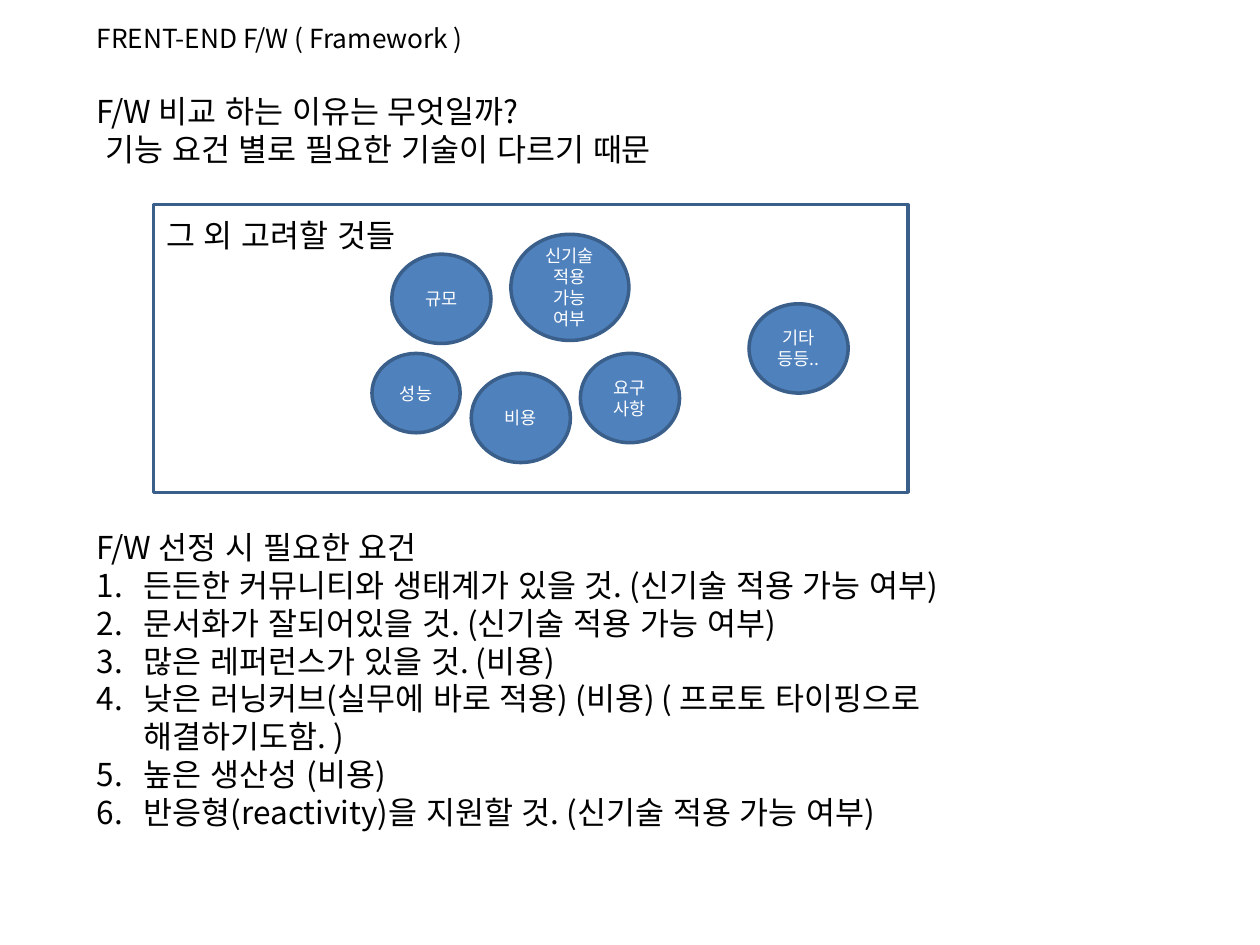
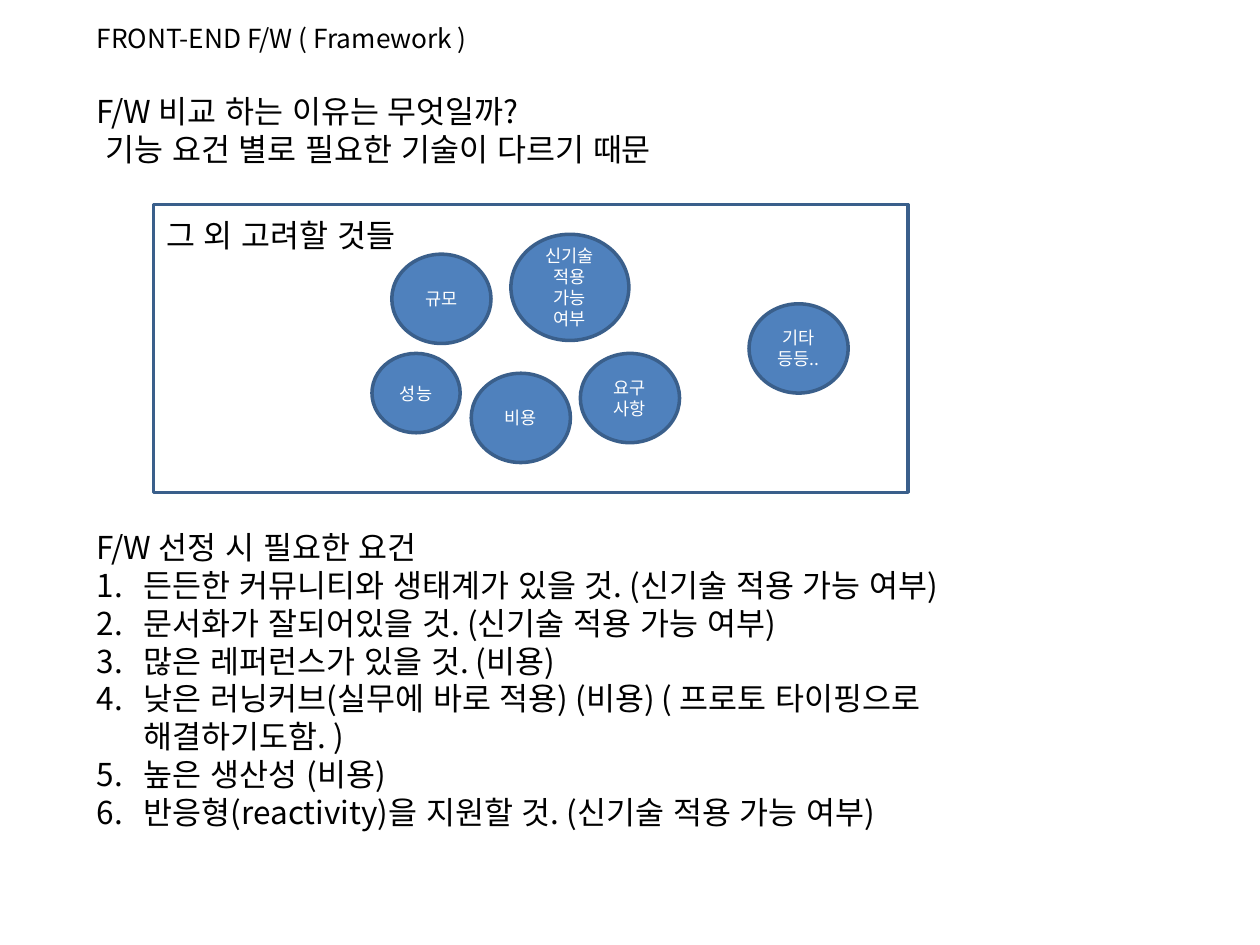
Before and after one commit to zipdrv85/vueStudy, a slide deck: slide 2 of doc/2주차 스터디 vue react anguler.pptx. Drawn at 1260x945 pixels with LibreOffice and Linux fonts; fonts in the diff are those of the drawing; background and template pictures are left out. Boxes give left, top, right and bottom in pixels: in the first picture for what was removed or moved away, otherwise in the second. Text is boxed around its words. In the diff, an @@ line names an element or a change of style, - is before the commit and + after.

```diff
--- a/doc/2주차 스터디 vue react anguler.pptx
+++ b/doc/2주차 스터디 vue react anguler.pptx
@@ text at [97, 27, 453, 53]: text changed @@
-FRENT-END F/W ( Framework )
+FRONT-END F/W ( Framework )
```
Also in this commit, not shown: 4 other slides changed, 2 other files.
